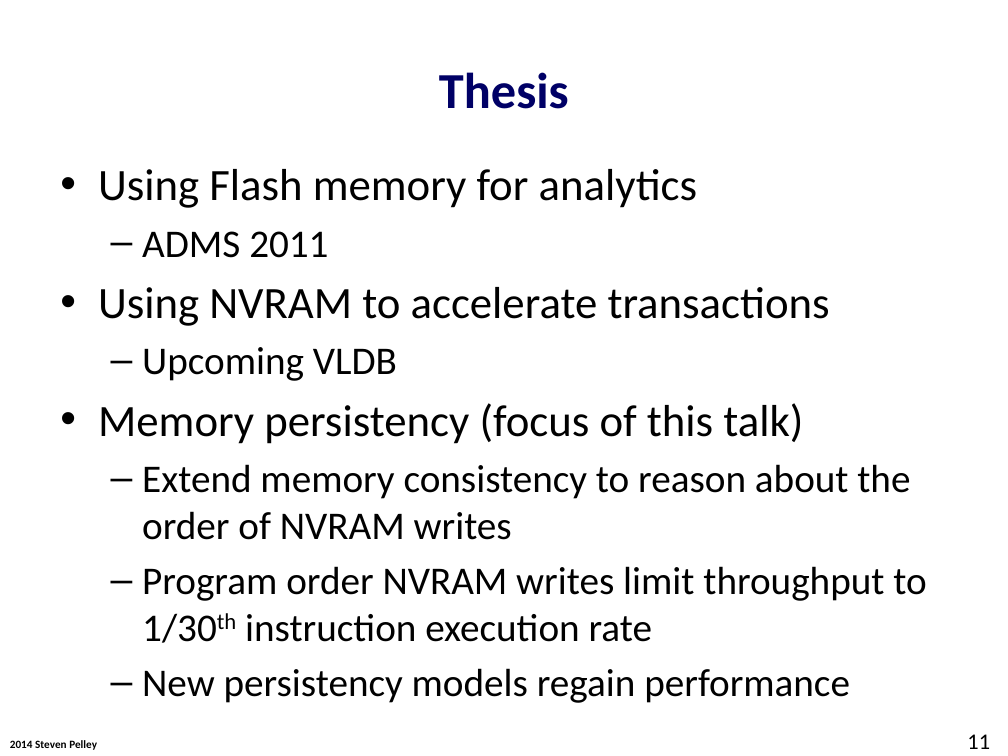
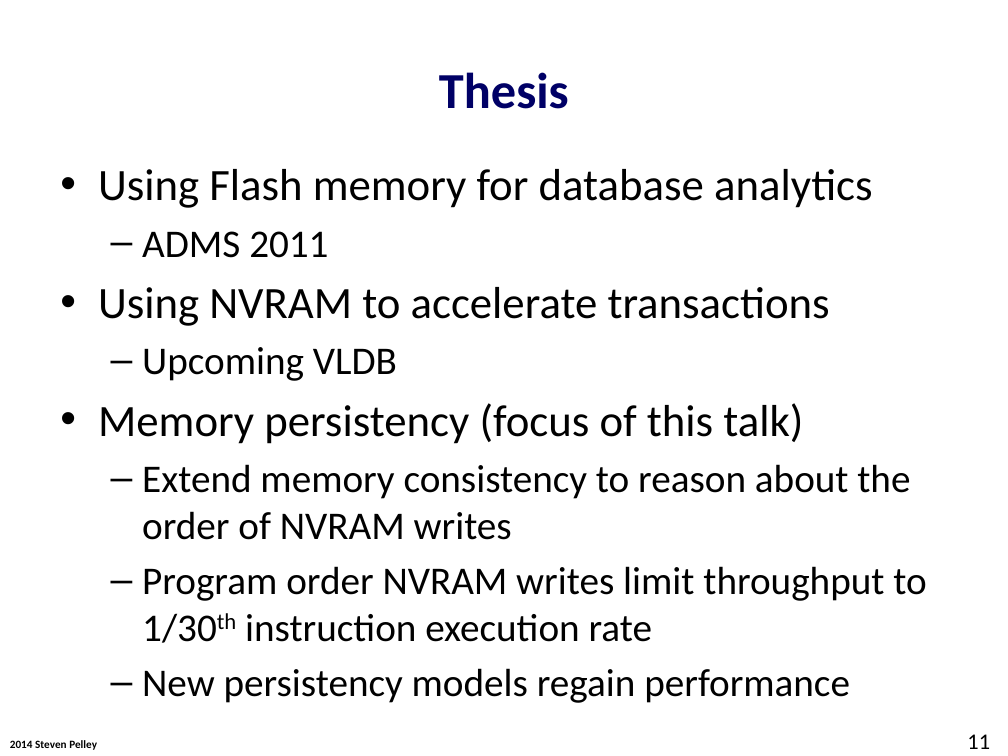
Before and after one commit to Abulila/dissertation, a slide deck: slide 11 of proposal/defense.pptx. Drawn at 1008x756 pixels with LibreOffice and Linux fonts; fonts in the diff are those of the drawing; background and template pictures are left out. Boxes give left, top, right and bottom in pixels: in the first picture for what was removed or moved away, otherwise in the second. Text is boxed around its words. In the diff, an @@ line names an element or a change of style, - is before the commit and + after.

```diff
--- a/proposal/defense.pptx
+++ b/proposal/defense.pptx
@@ text at box(98, 169, 873, 208): text changed @@
-• Using Flash memory for analytics
+• Using Flash memory for database analytics
```
Also in this commit, not shown: 18 other slides changed, 1 slide removed.
